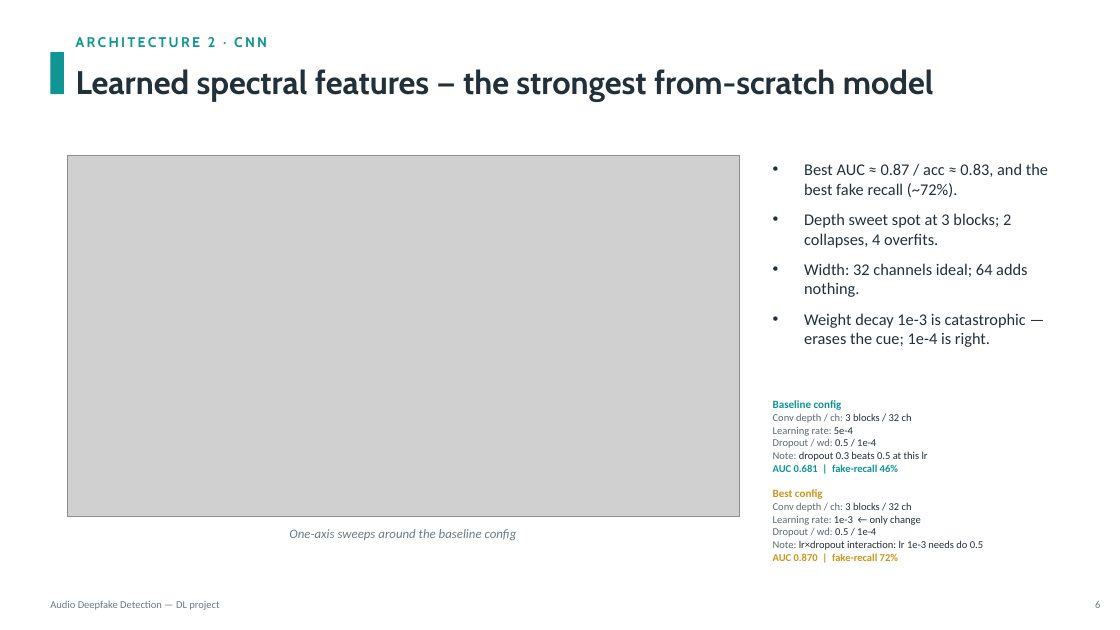
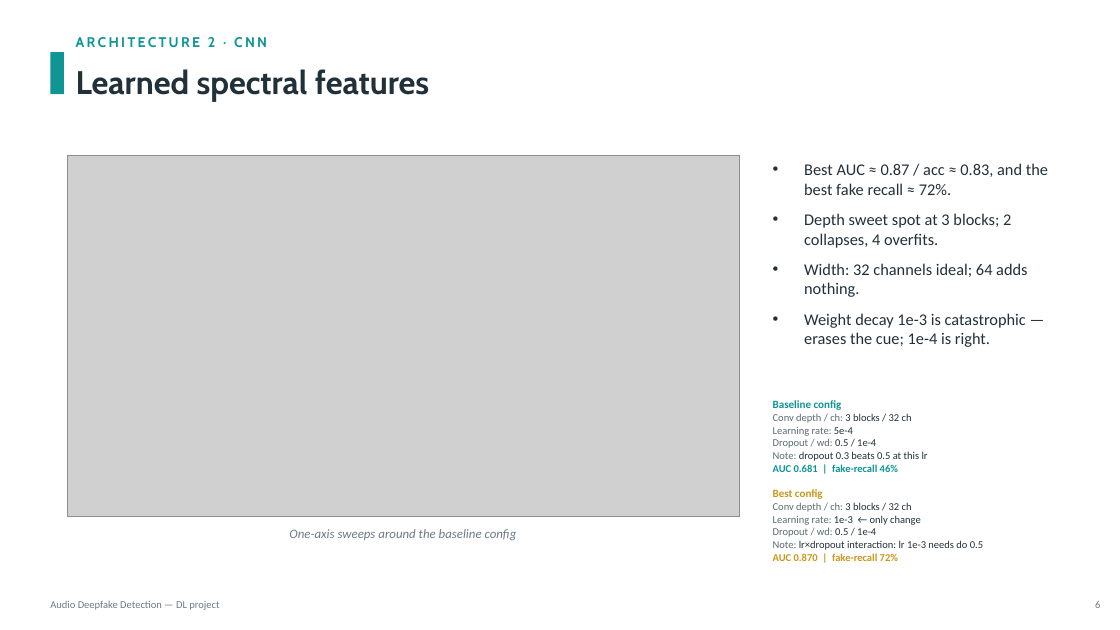
Before and after one commit to KonstaninosKaimakis/audio-deepfake-detection-DL, a slide deck: slide 6 of presentation.pptx. Drawn at 1120x630 pixels with LibreOffice and Linux fonts; fonts in the diff are those of the drawing; grey boxes stand for pictures. Boxes give left, top, right and bottom in pixels: in the first picture for what was removed or moved away, otherwise in the second. Text is boxed around its words. In the diff, an @@ line names an element or a change of style, - is before the commit and + after.

```diff
--- a/presentation.pptx
+++ b/presentation.pptx
@@ text at (x1=76, y1=69, x2=429, y2=102): text changed @@
-Learned spectral features — the strongest from-scratch model
+Learned spectral features
@@ text at (x1=804, y1=163, x2=1048, y2=195): text changed @@
-• Best AUC ≈ 0.87 / acc ≈ 0.83, and the best fake recall (~72%).
+• Best AUC ≈ 0.87 / acc ≈ 0.83, and the best fake recall ≈ 72%.
```
Also in this commit, not shown: 9 other slides changed.
